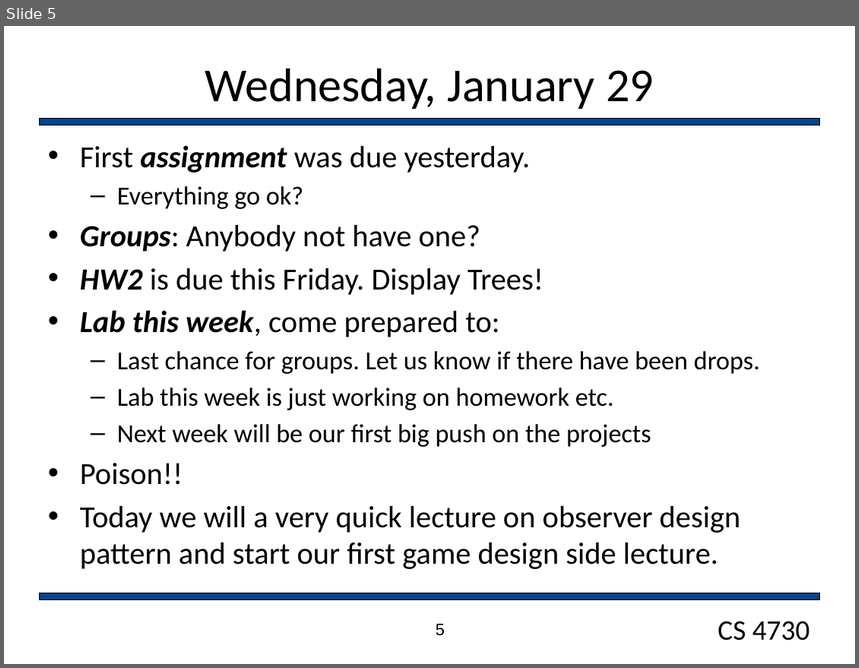
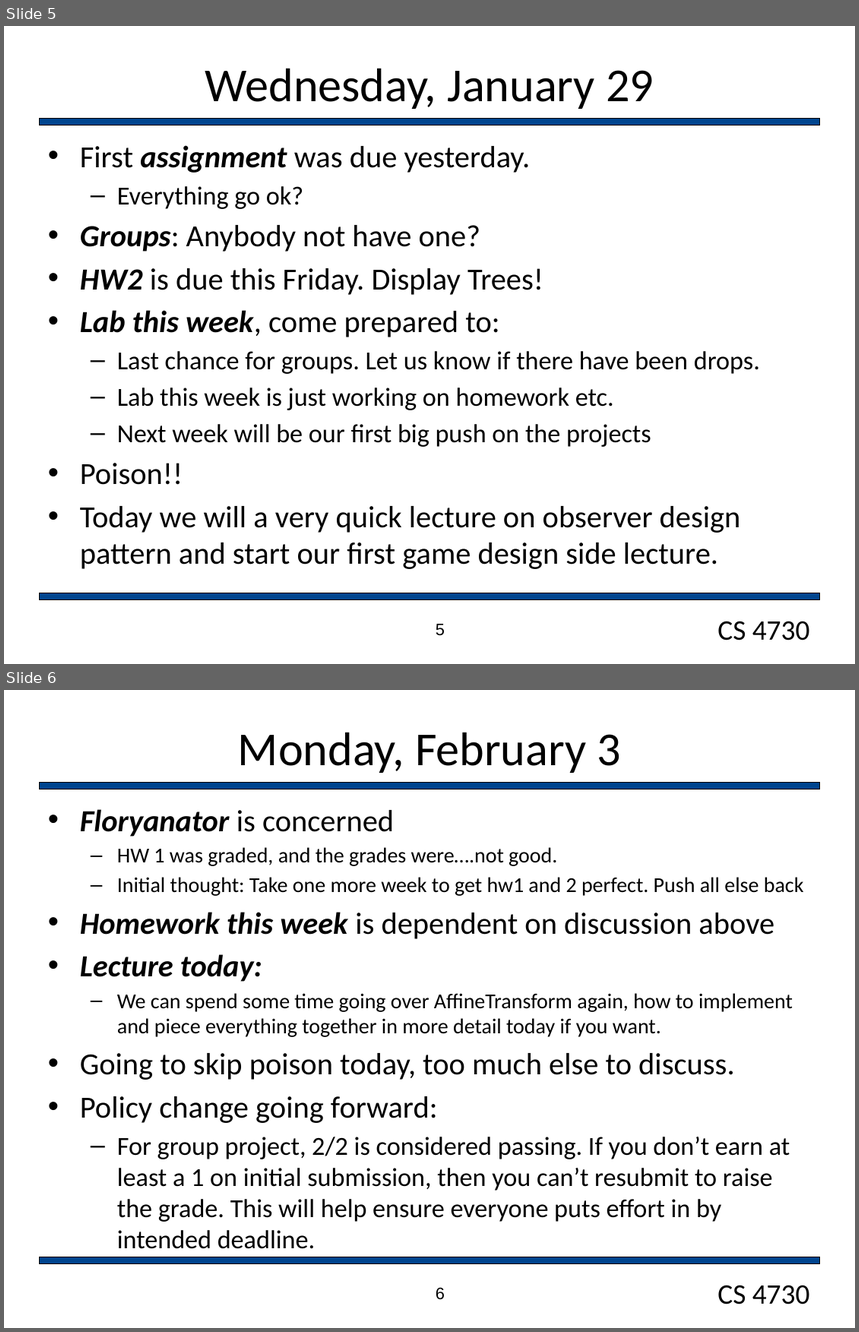
Before and after one commit to markfloryan/gamedesign, a slide deck: slides/dailyAnnouncements.pptx. Shown one above the other, each under a label of ours: slide 5 before the commit, slides 5 and 6 after it. The pictures are 859x668 and 859x1332 pixels, drawn with LibreOffice and Linux fonts; fonts in the diff are those of the drawing; background and template pictures are left out. Boxes give left, top, right and bottom in pixels: in the first picture for what was removed or moved away, otherwise in the second. Text is boxed around its words. In the diff, an @@ line names an element or a change of style, - is before the commit and + after.

Commit message:
updating grading policy for group project.

```diff
--- a/slides/dailyAnnouncements.pptx
+++ b/slides/dailyAnnouncements.pptx
@@ slide 6 added at [4, 690, 855, 1328], background #FFFFFF; not listed: 3 template elements that a slide beside it also shows @@
@@ title added at [238, 732, 620, 773], 40 pt, text #000000 @@
+Monday, February 3
@@ text added at [80, 809, 804, 1249], 18 pt, text #000000 @@
+• Floryanator is concerned
+  – HW 1 was graded, and the grades were….not good.
+  – Initial thought: Take one more week to get hw1 and 2 perfect. Push all else back
+• Homework this week is dependent on discussion above
+• Lecture today:
+  – We can spend some time going over AffineTransform again, how to implement and piece everything together in more detail today if you want.
+• Going to skip poison today, too much else to discuss.
+• Policy change going forward:
+  – For group project, 2/2 is considered passing. If you don’t earn at least a 1 on initial submission, then you can’t resubmit to raise the grade. This will help ensure everyone puts effort in by intended deadline.
@@ page number added at [436, 1287, 445, 1300], 14 pt, text #000000 @@
+6
```
Also in this commit, not shown: 5 other files.
